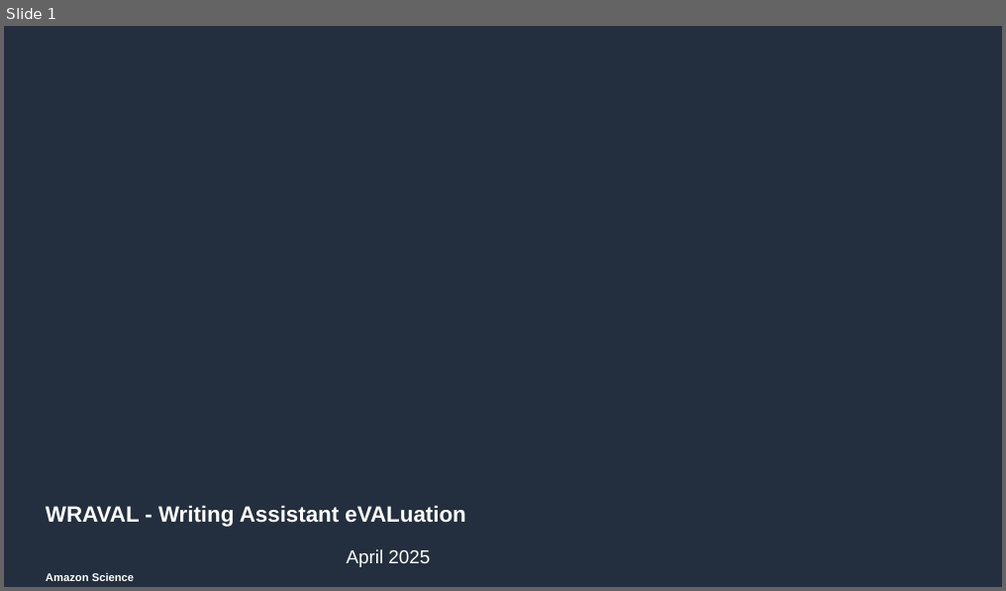
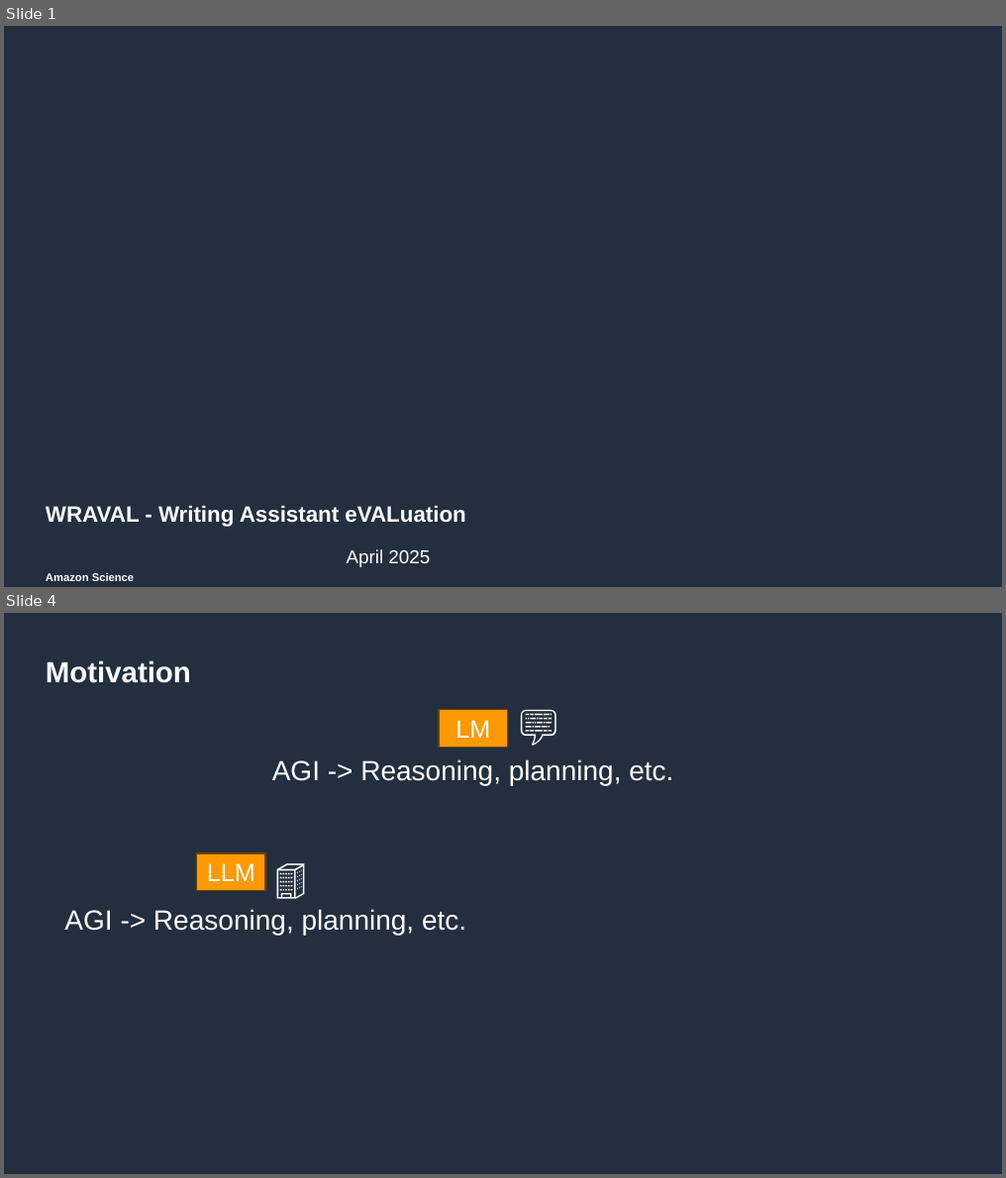
Before and after one commit to amazon-science/wraval, a slide deck: resources/wraval_presentation.pptx. Shown one above the other, each under a label of ours: slide 1 before the commit, slides 1 and 4 after it; the slides between them are not shown. The pictures are 1006x591 and 1006x1178 pixels, drawn with LibreOffice and Linux fonts; fonts in the diff are those of the drawing; background and template pictures are left out. Boxes give left, top, right and bottom in pixels: in the first picture for what was removed or moved away, otherwise in the second. Text is boxed around its words. In the diff, an @@ line names an element or a change of style, - is before the commit and + after.

```diff
--- a/resources/wraval_presentation.pptx
+++ b/resources/wraval_presentation.pptx
@@ slide 4 added at (4,613,1002,1174), background #232F3E @@
@@ title added at (46,661,191,683), 21 pt, text #FFFFFF, bold @@
+Motivation
@@ text added at (510,696,579,753), 28 pt, text #FFFFFF @@
+💬
@@ rectangle added at (439,710,508,747), fill #FF9900, outline #704300 1 pt, 18 pt, text #FFFFFF @@
+LM
@@ text added at (272,760,673,785), 20 pt, text #FFFFFF @@
+AGI -> Reasoning, planning, etc.
@@ text added at (265,850,325,906), 28 pt, text #FFFFFF @@
+🏢
@@ rectangle added at (197,854,265,890), fill #FF9900, outline #704300 1 pt, 18 pt, text #FFFFFF @@
+LLM
@@ text added at (64,909,466,935), 20 pt, text #FFFFFF @@
+AGI -> Reasoning, planning, etc.
```
Also in this commit, not shown: 6 slides changed, 11 other slides added, 5 slides removed, 5 other files.
